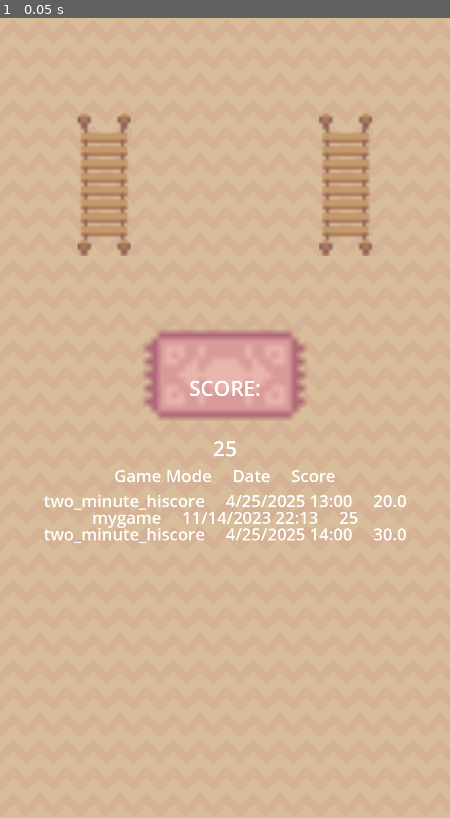
Above: before the commit, frame 1.
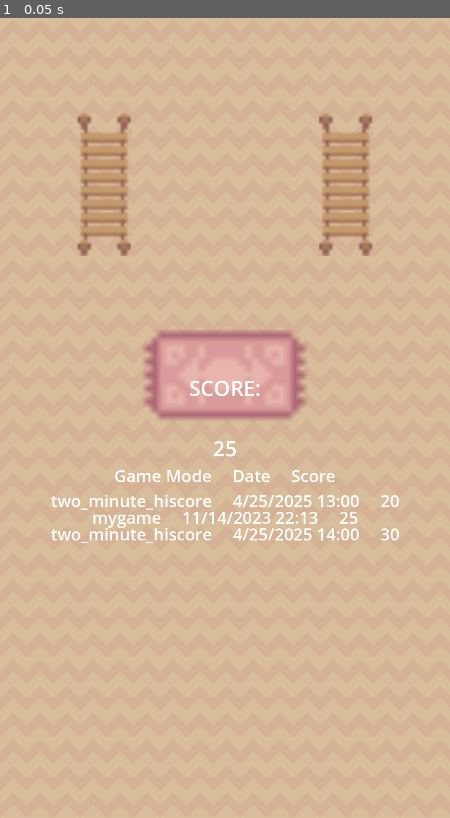
Above: after the commit, the same moment.

Repository: andrewcrisp/shelfsortinggame
Game: Godot game, scene res://scenes/score_report.tscn
Same seed, same stepped clock (60 frames per second), same inputs: the game is played once before the commit and once after it. This scene is started directly instead of the project's main scene.
Inputs:
- Up to frame 1 (0.05 s): no input

The runs differ from the first frame. In frame 1, 1.2% of the frame differs, in the area x 9-91%, y 59-66%.

Commit message:
Remove decimal from loaded hiscores

Diff:
--- a/scripts/high_score_viewer.gd
+++ b/scripts/high_score_viewer.gd
@@ -42,7 +42,7 @@
 				var newScore:ScoreEntry = load("res://scenes/score_entry.tscn").instantiate()
 				newScore.gameMode = i
 				newScore.dateScored = score.dateScored
-				newScore.score = str(score["score"])
+				newScore.score = str(score["score"]).pad_decimals(0)
 				hiscores.append(newScore)
 				#$Control/ScoresList/Scores.add_child(newScore)
 
